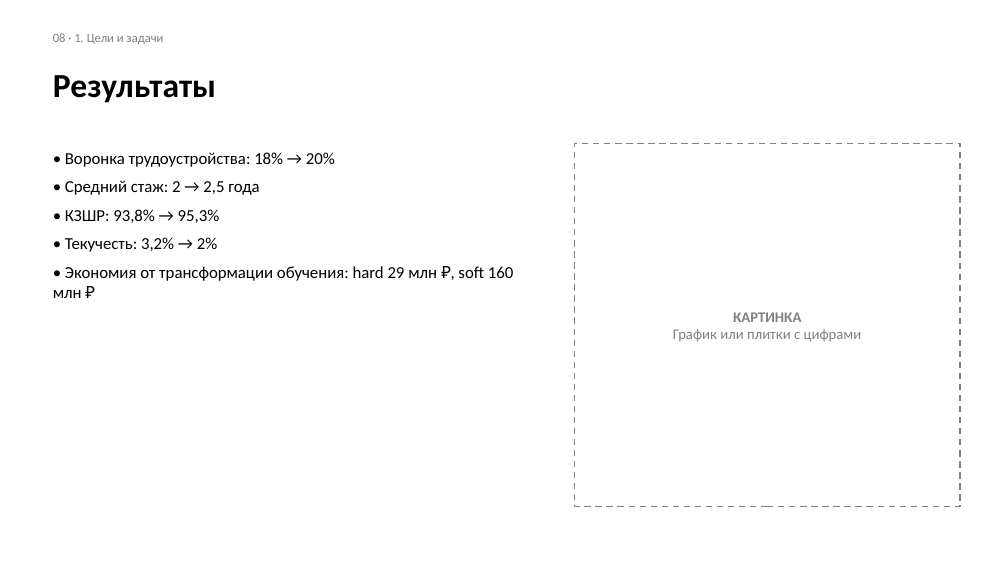
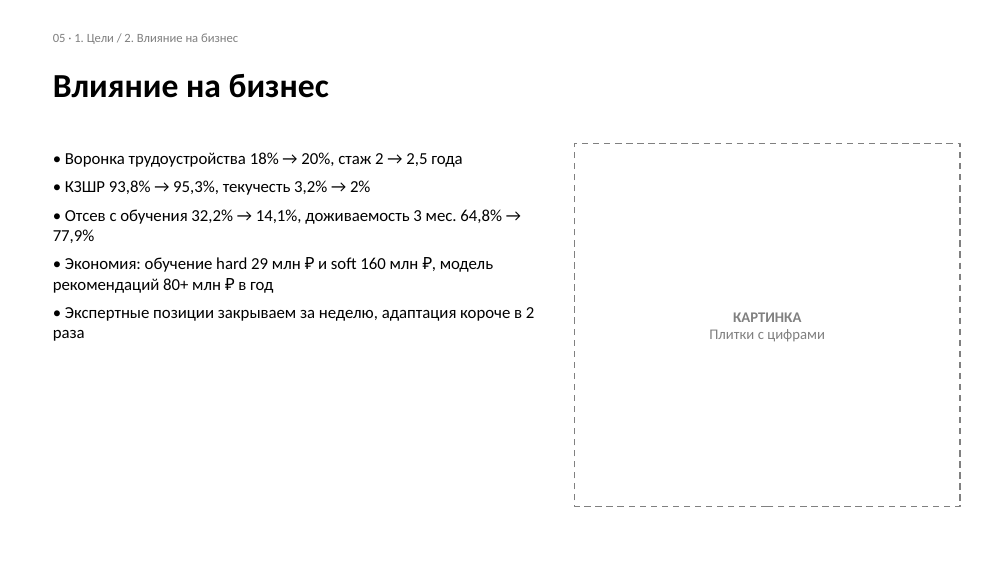
Before and after one commit to sdsds113/aboba, a slide deck: slide 5 of Шаблон_презентации_ХГ_2026.pptx (slide 8 before the commit). Drawn at 1008x567 pixels with LibreOffice and Linux fonts; fonts in the diff are those of the drawing. Boxes give left, top, right and bottom in pixels: in the first picture for what was removed or moved away, otherwise in the second. Text is boxed around its words. In the diff, an @@ line names an element or a change of style, - is before the commit and + after.

```diff
--- a/Шаблон_презентации_ХГ_2026.pptx
+++ b/Шаблон_презентации_ХГ_2026.pptx
@@ text at <box>53,33,238,44</box>: text changed @@
-08 · 1. Цели и задачи
+05 · 1. Цели / 2. Влияние на бизнес
@@ text at <box>53,74,329,98</box>: text changed @@
-Результаты
+Влияние на бизнес
@@ text at <box>53,152,534,341</box>: text changed @@
-• Воронка трудоустройства: 18% → 20%
-• Средний стаж: 2 → 2,5 года
-• КЗШР: 93,8% → 95,3%
-• Текучесть: 3,2% → 2%
-• Экономия от трансформации обучения: hard 29 млн ₽, soft 160 млн ₽
+• Воронка трудоустройства 18% → 20%, стаж 2 → 2,5 года
+• КЗШР 93,8% → 95,3%, текучесть 3,2% → 2%
+• Отсев с обучения 32,2% → 14,1%, доживаемость 3 мес. 64,8% → 77,9%
+• Экономия: обучение hard 29 млн ₽ и soft 160 млн ₽, модель рекомендаций 80+ млн ₽ в год
+• Экспертные позиции закрываем за неделю, адаптация короче в 2 раза
@@ text in rectangle at <box>709,329,825,342</box>: text changed @@
-График или плитки с цифрами
+Плитки с цифрами
```
Also in this commit, not shown: 11 other slides changed, 14 slides removed.
